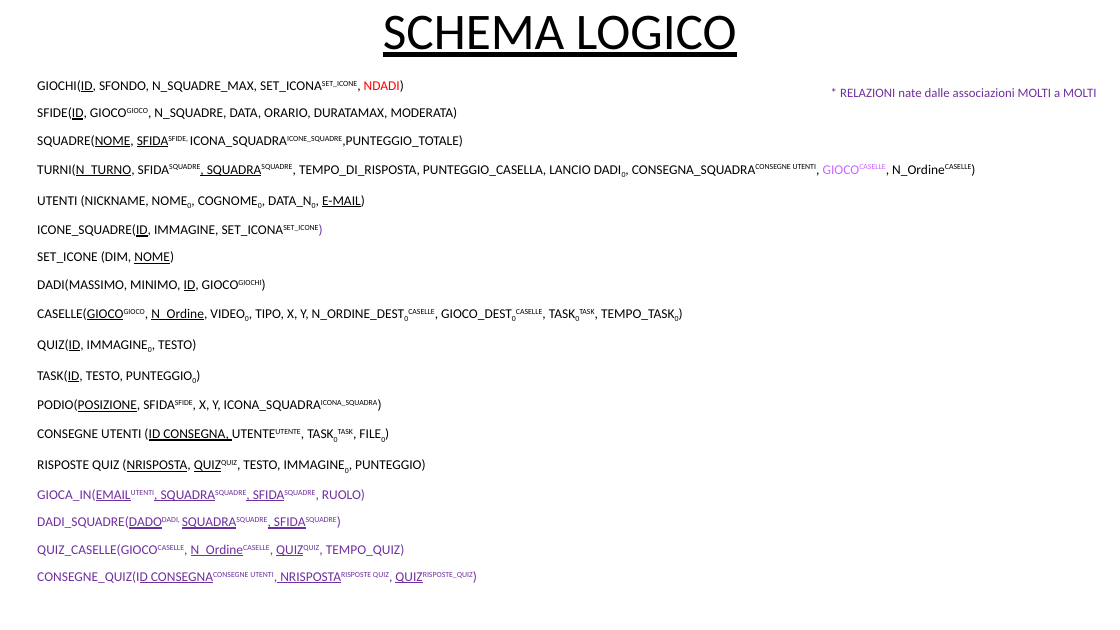
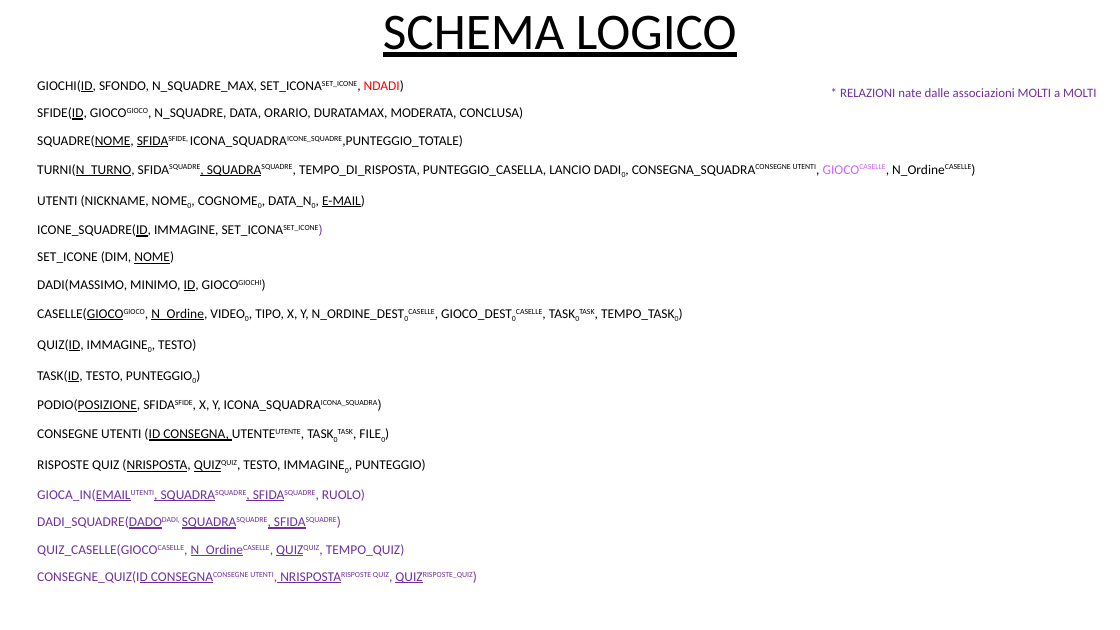
Before and after one commit to DavideGit-cs/BD_Progetto_Gruppo11, a slide deck: slide 8 of Vincoli_Domini_BDProgetto_finale.pptx. Drawn at 1120x630 pixels with LibreOffice and Linux fonts; fonts in the diff are those of the drawing. Boxes give left, top, right and bottom in pixels: in the first picture for what was removed or moved away, otherwise in the second. Text is boxed around its words. In the diff, an @@ line names an element or a change of style, - is before the commit and + after.

```diff
--- a/Vincoli_Domini_BDProgetto_finale.pptx
+++ b/Vincoli_Domini_BDProgetto_finale.pptx
@@ text at (37,107,524,120): text changed @@
-SFIDE(ID, GIOCOGIOCO, N_SQUADRE, DATA, ORARIO, DURATAMAX, MODERATA)
+SFIDE(ID, GIOCOGIOCO, N_SQUADRE, DATA, ORARIO, DURATAMAX, MODERATA, CONCLUSA)
```
Also in this commit, not shown: 15 other slides changed, 5 slides added, 1 slide removed, 10 other files.
